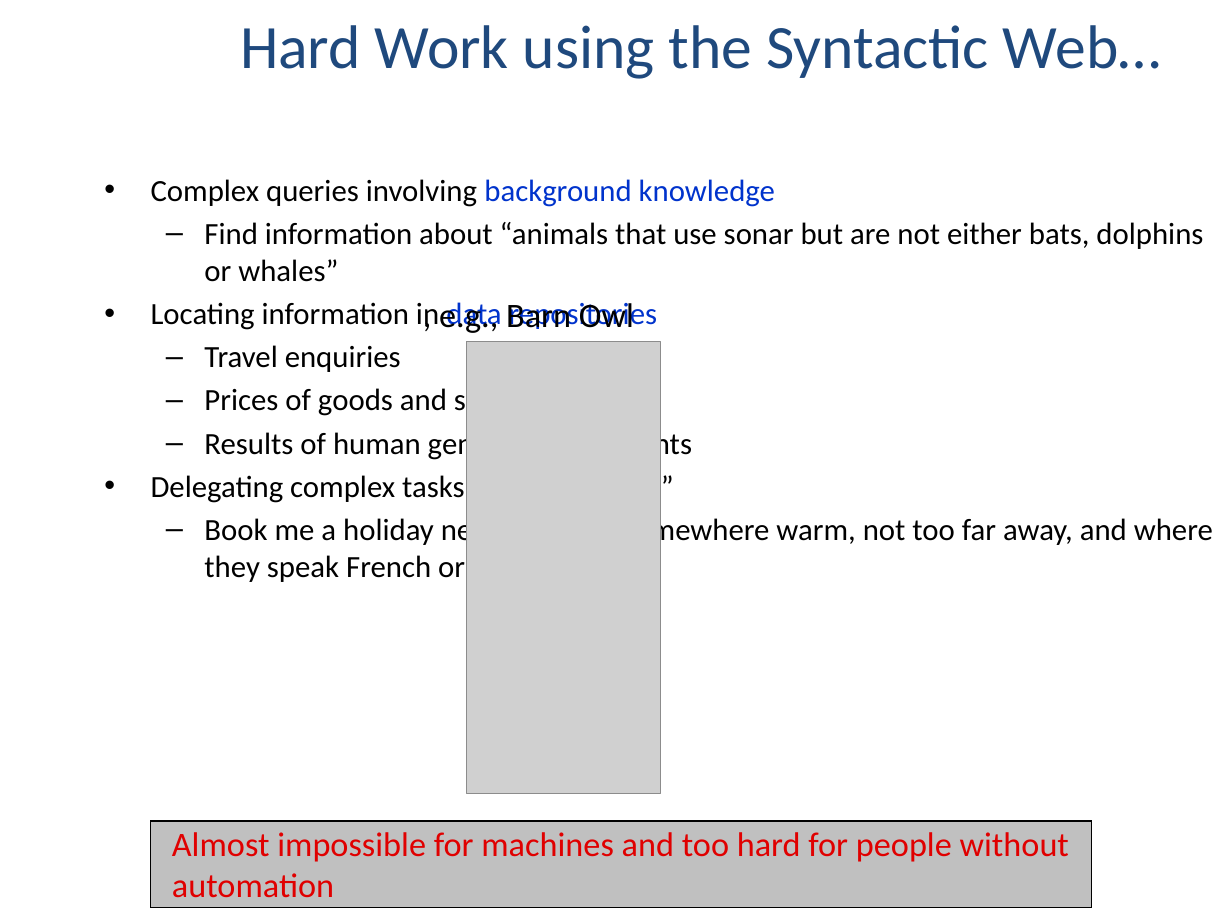
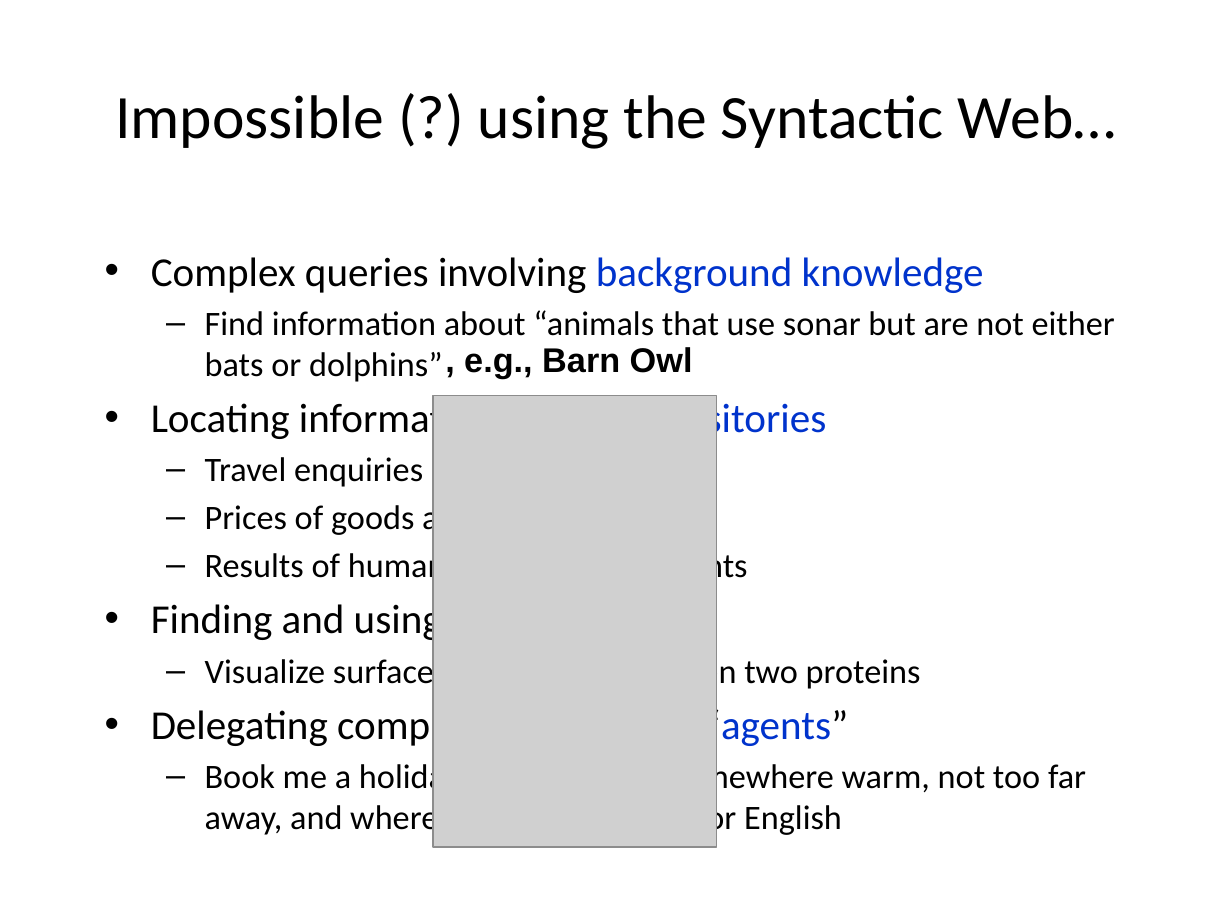
Before and after one commit to selminessrine/faculty-semweb, a slide deck: slide 6 of doc/workshop/Introduction to Semantic Web and Ontologies-shortversion.pptx. Drawn at 1232x924 pixels with LibreOffice and Linux fonts; fonts in the diff are those of the drawing; grey boxes stand for pictures. Boxes give left, top, right and bottom in pixels: in the first picture for what was removed or moved away, otherwise in the second. Text is boxed around its words. In the diff, an @@ line names an element or a change of style, - is before the commit and + after.

```diff
--- a/doc/workshop/Introduction to Semantic Web and Ontologies-shortversion.pptx
+++ b/doc/workshop/Introduction to Semantic Web and Ontologies-shortversion.pptx
@@ title "Impossible (?) using the Syntactic ..." at [115, 95, 1116, 149]: vertical alignment top to middle @@
@@ title at [115, 95, 1116, 149]: text changed; text colour #1F497D to #000000 @@
-Hard Work using the Syntactic Web…
+Impossible (?) using the Syntactic Web…
@@ text "Complex queries involving background knowledge": place and size @@
-text "Complex queries involving background knowledge" at [151, 179, 1213, 582]
+text "Complex queries involving background knowledge" at [151, 257, 1115, 838]
@@ text at [151, 257, 1086, 838]: size 18 to 24 pt in "Complex queries involving background knowledge", "Locating information in data repositories", "Delegating complex tasks to web “agents”"; size 18 to 20 pt in "Travel enquiries", "Prices of goods and services", "Results of human genome experiments", "Book me a holiday next weekend somewhere ..."; more space between paragraphs @@
@@ text at [205, 310, 1115, 382]: text changed; size 18 to 20 pt @@
-  – Find information about “animals that use sonar but are not either bats, dolphins or whales”
+  – Find information about “animals that use sonar but are not either bats or dolphins”
@@ text ", e.g., Barn Owl": place and size @@
-text ", e.g., Barn Owl" at [439, 302, 634, 333]
+text ", e.g., Barn Owl" at [464, 347, 693, 378]
@@ text ", e.g., Barn Owl" at [464, 347, 693, 378]: font Calibri to Arial, bold on @@
@@ picture: place and size @@
-picture at [467, 341, 660, 793]
+picture at [434, 395, 717, 848]
@@ text at [151, 600, 921, 692]: paragraphs added @@
+• Finding and using “web services”
+  – Visualize surface interactions between two proteins
@@ rectangle removed at [150, 821, 1092, 907] @@
-Almost impossible for machines and too hard for people without automation
```
Also in this commit, not shown: 3 other slides changed, 1 slide added.
